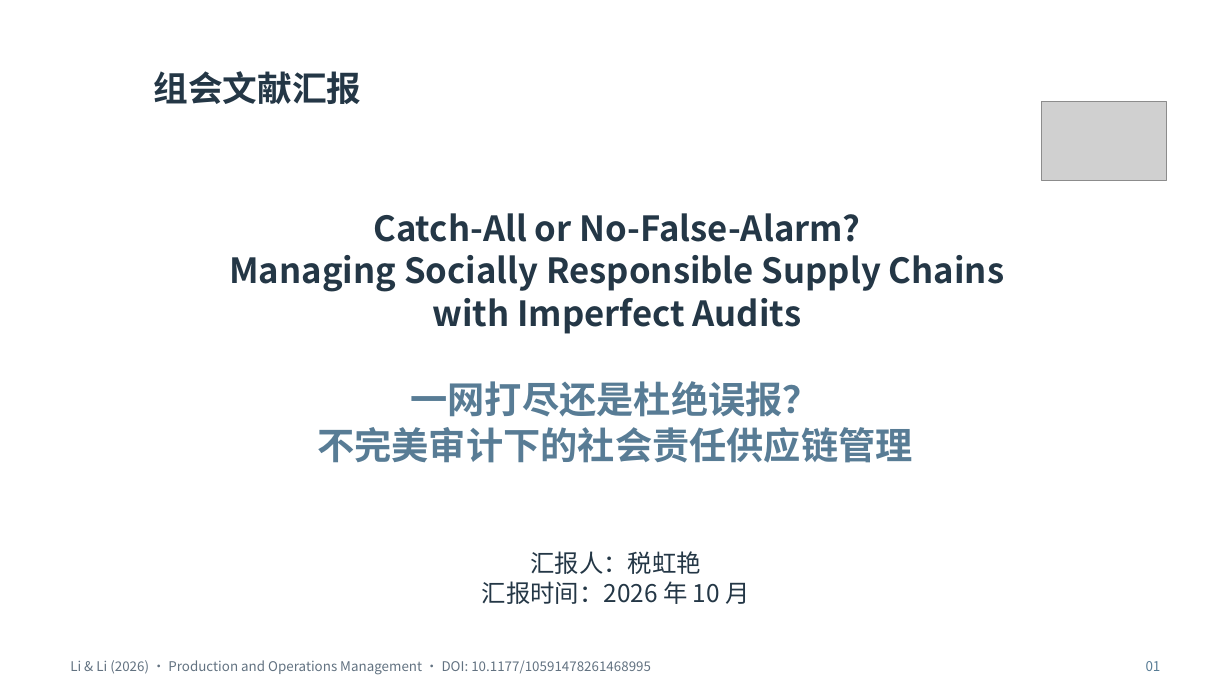
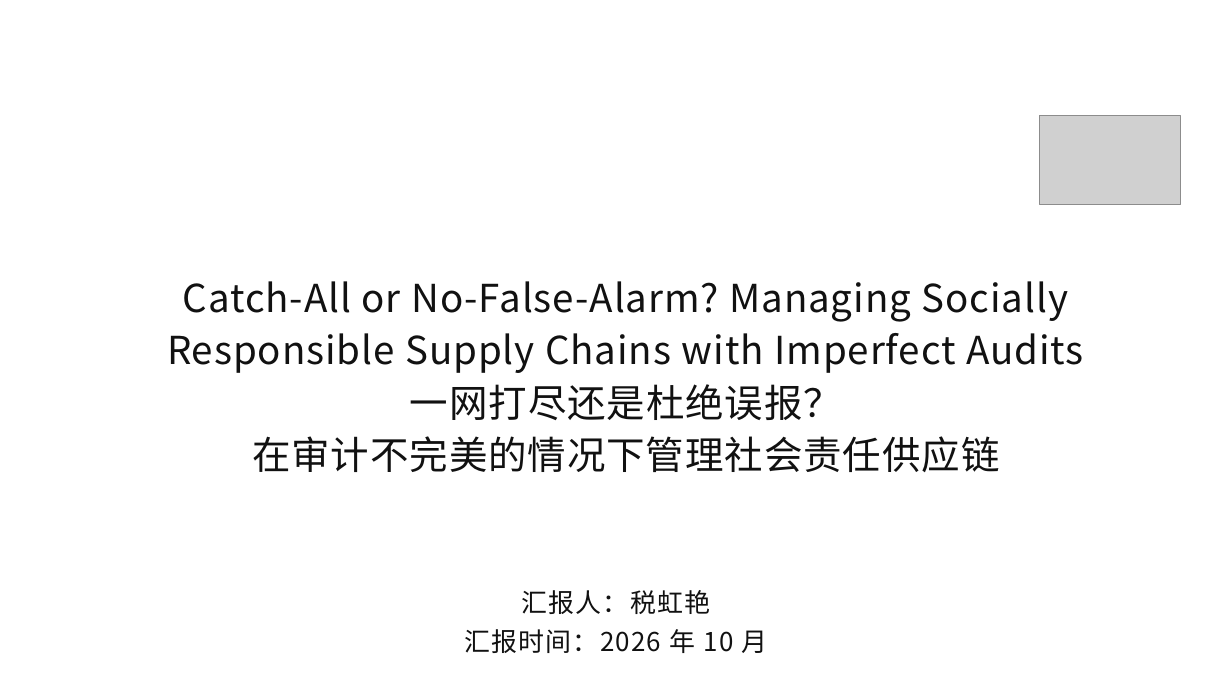
Before and after one commit to shuihongyan7-max/test-codex, a slide deck: slide 1 of 大组会.pptx. Drawn at 1232x693 pixels with LibreOffice and Linux fonts; fonts in the diff are those of the drawing; grey boxes stand for pictures; background and template pictures are left out. Boxes give left, top, right and bottom in pixels: in the first picture for what was removed or moved away, otherwise in the second. Text is boxed around its words. In the diff, an @@ line names an element or a change of style, - is before the commit and + after.

Commit message:
在用户原稿上完善组会讲解与逐页讲稿

```diff
--- a/大组会.pptx
+++ b/大组会.pptx
@@ text removed at [153,71,361,104] @@
-组会文献汇报
@@ picture: place and size @@
-picture at [1043,102,1167,180]
+picture at [1040,116,1180,204]
@@ text "Catch-All or No-False-Alarm? Managing Socially" at [167,281,1084,472]: vertical alignment top to middle @@
@@ text at [167,281,1084,472]: text changed; size 27 to 30 pt; text colour #243746 to #111111; bold off @@
-Catch-All or No-False-Alarm?
-Managing Socially Responsible Supply Chains
-with Imperfect Audits
+Catch-All or No-False-Alarm? Managing Socially
+Responsible Supply Chains with Imperfect Audits
+一网打尽还是杜绝误报？
+在审计不完美的情况下管理社会责任供应链
@@ text removed at [317,381,913,463] @@
-一网打尽还是杜绝误报？
-不完美审计下的社会责任供应链管理
@@ text "汇报人：税虹艳": place and size @@
-text "汇报人：税虹艳" at [482,551,749,604]
+text "汇报人：税虹艳" at [464,590,768,653]
@@ text "汇报人：税虹艳" at [464,590,768,653]: size 19 to 20.2 pt, text colour #243746 to #111111, letter spacing 0 to 0.9 pt; line spacing 1.03 to 1.08; more space between paragraphs @@
@@ text removed at [70,660,651,675] @@
-Li & Li (2026) · Production and Operations Management · DOI: 10.1177/10591478261468995
@@ text removed at [1146,661,1161,671] @@
-01
```
Also in this commit, not shown: 17 other slides changed, 25 slides added, 31 slides removed, 1 other file.
